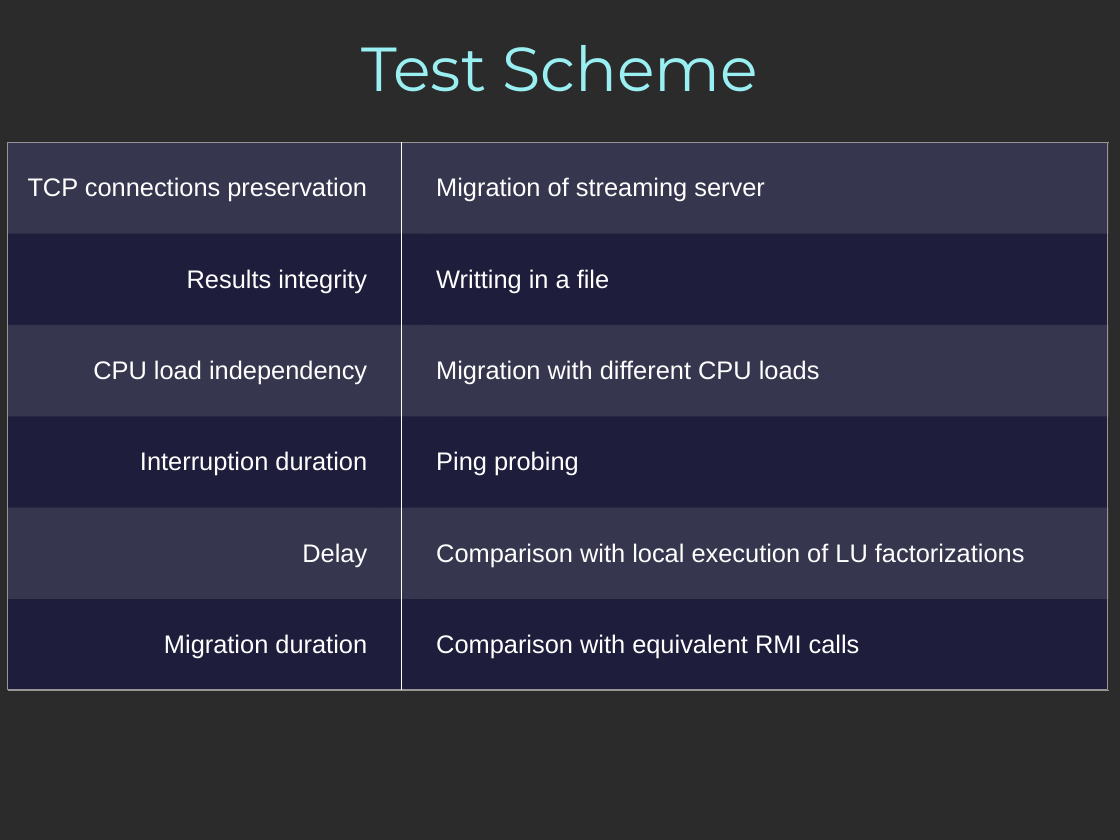
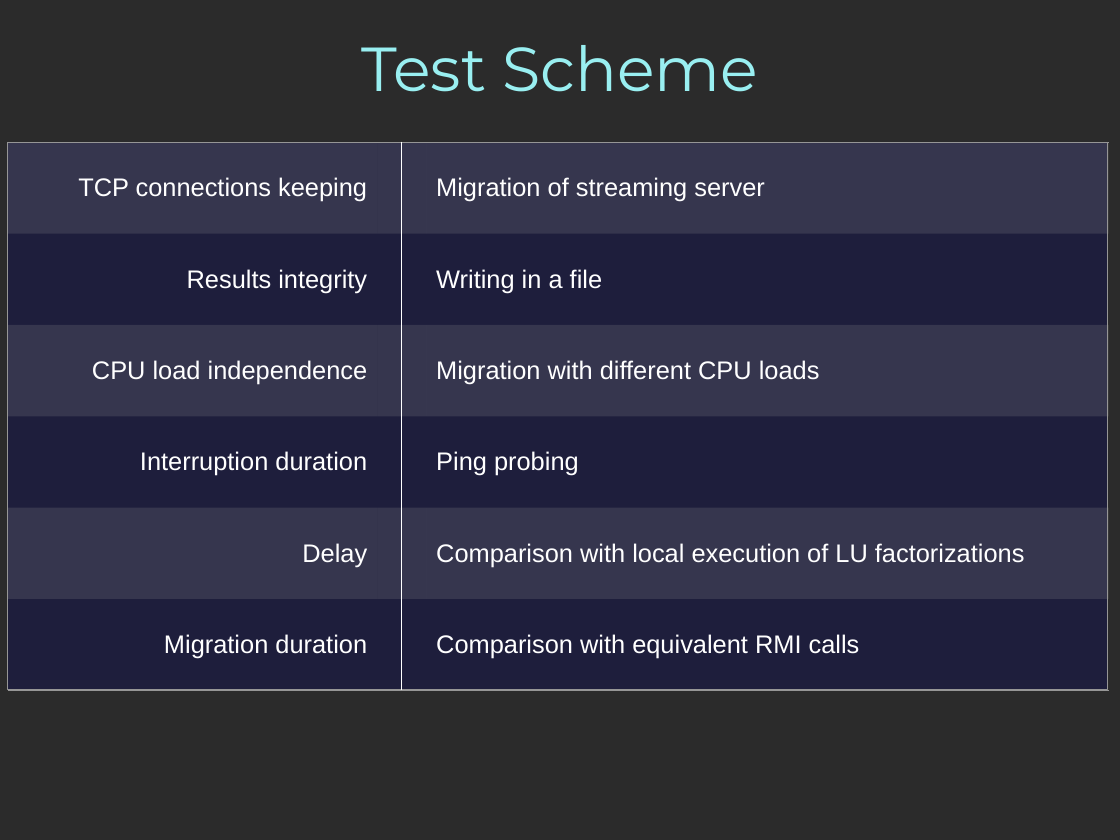
Before and after one commit to mgiorgino/xen-attitune, a slide deck: slide 17 of Docs/Anglais/PresentationAnglais.pptx. Drawn at 1120x840 pixels with LibreOffice and Linux fonts; fonts in the diff are those of the drawing; background and template pictures are left out; a plain dark background stands for a picture behind light text. Boxes give left, top, right and bottom in pixels: in the first picture for what was removed or moved away, otherwise in the second. Text is boxed around its words. In the diff, an @@ line names an element or a change of style, - is before the commit and + after.

```diff
--- a/Docs/Anglais/PresentationAnglais.pptx
+++ b/Docs/Anglais/PresentationAnglais.pptx
@@ table at [8,142,1108,691] @@
-row 1, column 1: TCP connections preservation
+row 1, column 1: TCP connections keeping
-row 2, column 4: Writting in a file
+row 2, column 4: Writing in a file
-row 3, column 1: CPU load independency
+row 3, column 1: CPU load independence
```
Also in this commit, not shown: 19 other slides changed, 2 slides added, 2 slides removed.
